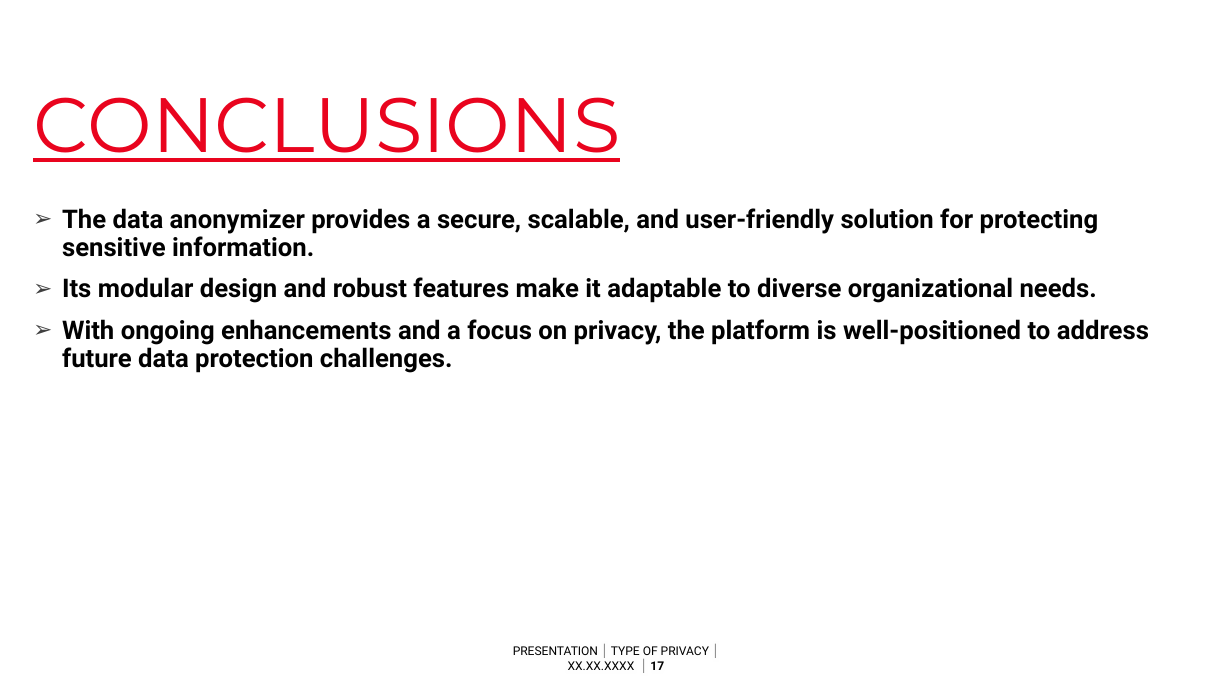
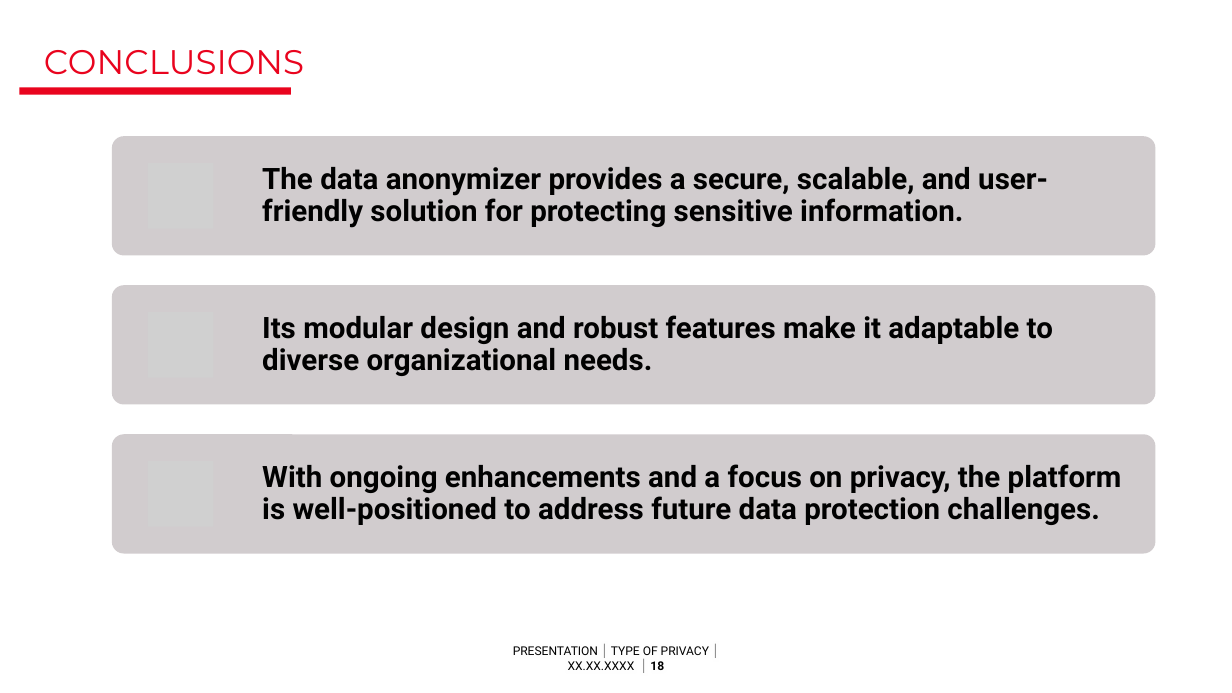
Before and after one commit to amanagrawal151/data-anonymiser, a slide deck: slide 18 of SGBOTS.pptx (slide 17 before the commit). Drawn at 1232x693 pixels with LibreOffice and Linux fonts; fonts in the diff are those of the drawing; grey boxes stand for pictures; background and template pictures are left out. Boxes give left, top, right and bottom in pixels: in the first picture for what was removed or moved away, otherwise in the second. Text is boxed around its words. In the diff, an @@ line names an element or a change of style, - is before the commit and + after.

```diff
--- a/SGBOTS.pptx
+++ b/SGBOTS.pptx
@@ title "CONCLUSIONS" moved from (x1=33, y1=97, x2=620, y2=162) to (x1=44, y1=50, x2=304, y2=75) @@
@@ title "CONCLUSIONS" at (x1=44, y1=50, x2=304, y2=75): size 60 to 26.7 pt, underline off @@
@@ rectangle added at (x1=19, y1=87, x2=291, y2=94), fill #E9041E @@
@@ text removed at (x1=62, y1=208, x2=1149, y2=373) @@
-➢ The data anonymizer provides a secure, scalable, and user-friendly solution for protecting sensitive information.
-➢ Its modular design and robust features make it adaptable to diverse organizational needs.
-➢ With ongoing enhancements and a focus on privacy, the platform is well-positioned to address future data protection challenges.
@@ group added at (x1=112, y1=136, x2=1155, y2=554): 3 rounded rectangles, 3 pictures, 3 texts @@
+The data anonymizer provides a secure, scalable, and user-friendly solution for protecting sensitive information.
+Its modular design and robust features make it adaptable to diverse organizational needs.
+With ongoing enhancements and a focus on privacy, the platform is well-positioned to address future data protection challenges.
@@ text at (x1=513, y1=646, x2=709, y2=670): text changed @@
-PRESENTATION │ TYPE OF PRIVACY │ XX.XX.XXXX │ 17
+PRESENTATION │ TYPE OF PRIVACY │ XX.XX.XXXX │ 18
```
Also in this commit, not shown: 15 other slides changed, 2 slides added, 1 slide removed.
